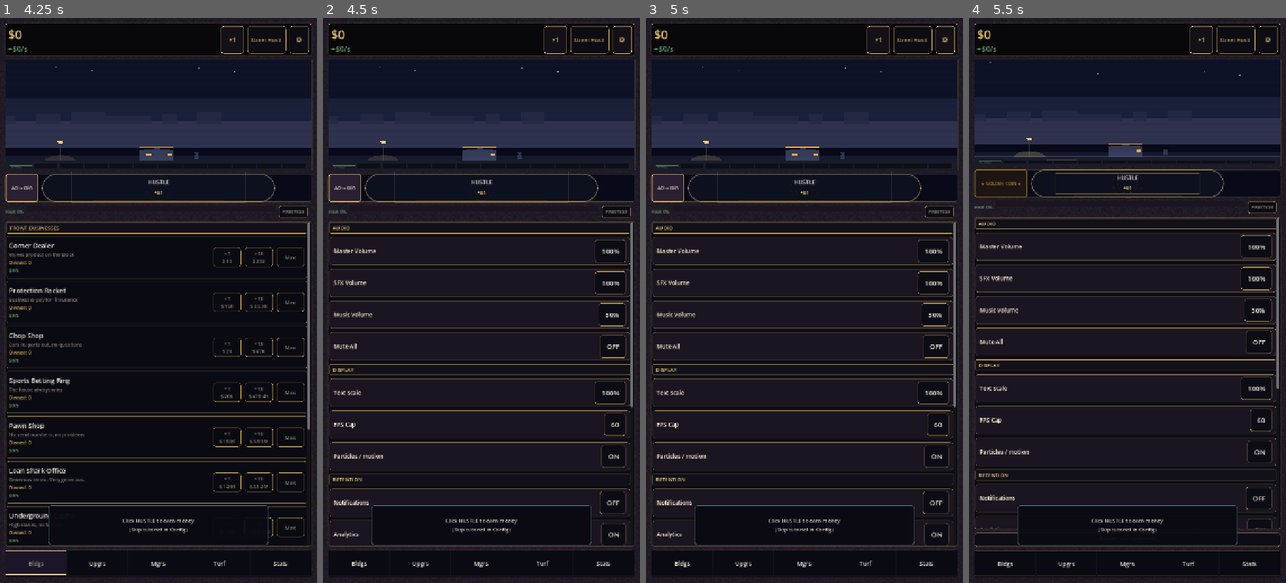
Above: before the commit, frames 1-4 (left to right).
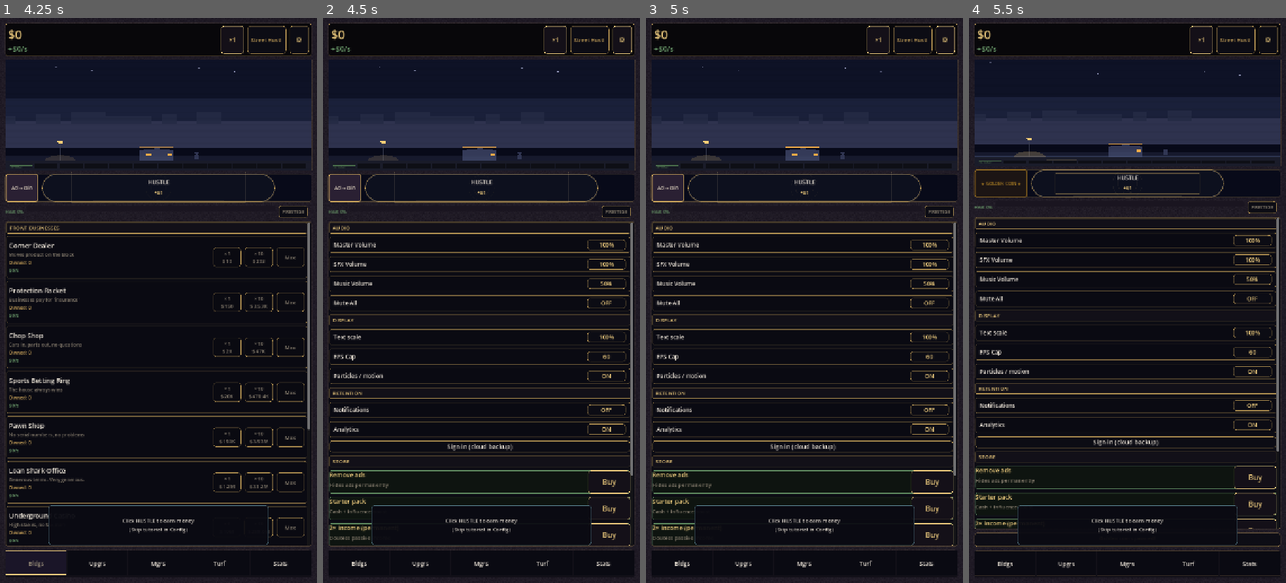
Above: after the commit, the same moments.

Repository: ironassassin3/Idle-empire
Game: Godot game, scene res://scenes/main_menu.tscn
The game is run twice, just before and just after one commit, with the same random seed, the same clock (stepped at 60 frames per second) and the same inputs.
Inputs:
- Up to frame 1 (4.25 s): click "Import pygame save.json" at 0.5 s; click "New Game" at 1.25 s; click "×1" at 2 s; click "×10" at 2.75 s; click "Max" at 3.5 s
- Up to frame 2 (4.5 s): click "⚙" at 4.25 s
- Up to frame 3 (5 s): no input
- Up to frame 4 (5.5 s): click "Ad → coin" at 5 s

Frame 1 is identical in both runs. In frame 2, 8.7% of the frame differs, in the area x 1-98%, y 38-94%; in frame 3, 8.7%; in frame 4, 7.3%.

Commit message:
feat(ui): ink tab body consistency
Replace warm BG_CARD config/stat surfaces with ink flat cards and header-matching chip buttons when UI_CITY_V2 is active.

Co-authored-by: Cursor <cursoragent@cursor.com>

Diff:
--- a/godot/scripts/ui/game_screen.gd
+++ b/godot/scripts/ui/game_screen.gd
@@ -260,6 +260,8 @@
 			_sub_territory, _sub_rivals, _sub_crew, _sub_ops]:
 		GameTheme.apply_tab_button(tab_btn, false)
 	_refresh_tab_strip()
+	if GameTheme.is_city_v2_active():
+		_apply_tab_body_ink()
 
 
 func _apply_ui_surfaces() -> void:
@@ -280,7 +282,21 @@
 	_apply_ink_subtab_headers()
 	_wrap_notif_toast()
 	_wrap_tutorial_banner()
+	_apply_tab_body_ink()
 	_bottom_bar.add_theme_constant_override("separation", 2)
+
+
+func _apply_tab_body_ink() -> void:
+	if not GameTheme.is_city_v2_active():
+		return
+	GameTheme.apply_ink_chip_button(_stats_ach_btn, false, GameTheme.FONT_CHIP, GameTheme.GOLD_BRIGHT)
+	_stats_ach_btn.custom_minimum_size.y = maxf(float(_stats_ach_btn.custom_minimum_size.y), 40.0)
+	GameTheme.apply_ink_chip_button(_stats_ach_close, false)
+	var ach_header: Label = _stats_ach_panel.get_node("AchHeader") as Label
+	if ach_header != null:
+		GameTheme.apply_list_section_title(ach_header)
+	_stats_ach_list.add_theme_color_override("font_color", GameTheme.TEXT)
+	_stats_ach_list.add_theme_font_size_override("font_size", GameTheme.scaled_font(11))
 
 
 func _wrap_ink_content_panel(scroll: ScrollContainer) -> void:
@@ -1739,6 +1755,7 @@
 	else:
 		var cloud_btn := Button.new()
 		cloud_btn.text = "Sign in (cloud backup)"
+		_apply_config_action_button(cloud_btn)
 		cloud_btn.pressed.connect(func(): CloudSave.sign_in())
 		_config_body.add_child(cloud_btn)
 	_add_config_header("STORE")
@@ -1747,25 +1764,39 @@
 	_add_iap_row("2× income (permanent)", Monetization.PRODUCT_INCOME_X2, "Doubles passive income")
 	var restore := Button.new()
 	restore.text = "Restore purchases"
+	_apply_config_action_button(restore)
 	restore.pressed.connect(func(): Monetization.restore())
 	_config_body.add_child(restore)
 	_add_config_header("DATA")
 	var menu := Button.new()
 	menu.text = "Save & Main Menu"
+	_apply_config_action_button(menu)
 	menu.pressed.connect(_on_menu)
 	_config_body.add_child(menu)
 	var reset_tut := Button.new()
 	reset_tut.text = "Reset Tutorial"
+	_apply_config_action_button(reset_tut)
 	reset_tut.pressed.connect(func(): GameState.reset_tutorial(); _build_config_tab())
 	_config_body.add_child(reset_tut)
 	var del := Button.new()
 	del.text = "Delete Save"
+	_apply_config_action_button(del)
 	del.pressed.connect(func(): SaveManager.delete_save(); get_tree().change_scene_to_file("res://scenes/main_menu.tscn"))
 	_config_body.add_child(del)
 	var note := Label.new()
 	note.text = "Auto-save every %ds" % int(GameConfig.AUTOSAVE_INTERVAL)
 	note.add_theme_color_override("font_color", GameTheme.TEXT_MUTED)
 	_config_body.add_child(note)
+
+
+func _apply_config_action_button(btn: Button) -> void:
+	if btn == null:
+		return
+	btn.size_flags_horizontal = Control.SIZE_EXPAND_FILL
+	if GameTheme.is_city_v2_active():
+		GameTheme.apply_ink_chip_button(btn, false, 14, GameTheme.TEXT)
+	else:
+		GameTheme.apply_menu_button(btn, false)
 
 
 func _add_list_section_header(parent: Control, title: String) -> void:
@@ -1802,11 +1833,17 @@
 	lbl.text = label
 	lbl.size_flags_horizontal = Control.SIZE_EXPAND_FILL
 	lbl.add_theme_font_size_override("font_size", GameTheme.scaled_font(13))
+	if GameTheme.is_city_v2_active():
+		lbl.add_theme_color_override("font_color", GameTheme.TEXT)
 	row.add_child(lbl)
 	var btn := Button.new()
 	var holder: Dictionary = {"i": clampi(index, 0, options.size() - 1)}
 	btn.text = str(options[holder.i])
-	GameTheme.apply_menu_button(btn, false)
+	btn.custom_minimum_size.x = 88.0
+	if GameTheme.is_city_v2_active():
+		GameTheme.apply_ink_chip_button(btn, false)
+	else:
+		GameTheme.apply_menu_button(btn, false)
 	btn.pressed.connect(func():
 		holder.i = (int(holder.i) + 1) % options.size()
 		btn.text = str(options[holder.i])
--- a/godot/scripts/ui/game_theme.gd
+++ b/godot/scripts/ui/game_theme.gd
@@ -334,7 +334,36 @@
 	return list_section_header_style()
 
 
+static func ink_config_row_style() -> StyleBoxFlat:
+	var sb := make_ink_row_card_flat(RowAffordance.LOCKED)
+	sb.content_margin_left = 10.0
+	sb.content_margin_right = 10.0
+	sb.content_margin_top = 6.0
+	sb.content_margin_bottom = 6.0
+	return sb
+
+
+static func ink_stat_card_style() -> StyleBoxFlat:
+	var sb := make_ink_row_card_flat(RowAffordance.LOCKED)
+	sb.content_margin_left = 8.0
+	sb.content_margin_right = 8.0
+	sb.content_margin_top = 6.0
+	sb.content_margin_bottom = 6.0
+	return sb
+
+
+static func ink_progress_track_style() -> StyleBoxFlat:
+	var sb := StyleBoxFlat.new()
+	sb.bg_color = Color("0a0a12")
+	sb.border_color = Color(GOLD, 0.2)
+	sb.set_border_width_all(1)
+	sb.set_corner_radius_all(4)
+	return sb
+
+
 static func config_row_style() -> StyleBox:
+	if is_city_v2_active():
+		return ink_config_row_style()
 	if _rustic_active:
 		var sb := _rustic_slice_style(RusticTextureBaker.KEY_CARD, 10, 8.0)
 		if sb != null:
@@ -354,6 +383,8 @@
 
 
 static func stat_card_style() -> StyleBox:
+	if is_city_v2_active():
+		return ink_stat_card_style()
 	if _rustic_active:
 		var sb := _rustic_slice_style(RusticTextureBaker.KEY_CARD, _CARD_SLICE, 10.0)
 		if sb != null:
@@ -508,16 +539,31 @@
 static func apply_ink_icon_button(btn: Button) -> void:
 	if btn == null:
 		return
-	var normal := make_ink_chip_flat(false)
+	apply_ink_chip_button(btn, false, scaled_font(16), GOLD_BRIGHT)
+
+
+static func apply_ink_chip_button(
+	btn: Button,
+	active: bool = false,
+	font_size: int = FONT_CHIP,
+	font_color: Color = GOLD_BRIGHT,
+) -> void:
+	if btn == null:
+		return
+	var normal := make_ink_chip_flat(active)
 	var hover := make_ink_chip_flat(true)
 	var pressed := make_ink_chip_flat(true)
 	pressed.bg_color = pressed.bg_color.darkened(0.08)
+	var disabled := make_ink_chip_flat(false)
+	disabled.bg_color = disabled.bg_color.darkened(0.1)
 	btn.add_theme_stylebox_override("normal", normal)
 	btn.add_theme_stylebox_override("hover", hover)
 	btn.add_theme_stylebox_override("pressed", pressed)
-	btn.add_theme_stylebox_override("disabled", make_ink_chip_flat(false))
-	btn.add_theme_color_override("font_color", GOLD_BRIGHT)
-	btn.add_theme_font_size_override("font_size", scaled_font(16))
+	btn.add_theme_stylebox_override("disabled", disabled)
+	btn.add_theme_color_override("font_color", font_color)
+	btn.add_theme_color_override("font_hover_color", GOLD_BRIGHT)
+	btn.add_theme_color_override("font_disabled_color", TEXT_MUTED)
+	btn.add_theme_font_size_override("font_size", scaled_font(font_size))
 
 
 static func tab_label_with_badge(base: String, count: int) -> String:
--- a/godot/scripts/ui/stats_dashboard.gd
+++ b/godot/scripts/ui/stats_dashboard.gd
@@ -63,7 +63,10 @@
 	var lbl := Label.new()
 	lbl.text = text
 	lbl.autowrap_mode = TextServer.AUTOWRAP_WORD_SMART
-	lbl.add_theme_color_override("font_color", GameTheme.GREEN)
+	if GameTheme.is_city_v2_active():
+		lbl.add_theme_color_override("font_color", GameTheme.TEXT_MUTED)
+	else:
+		lbl.add_theme_color_override("font_color", GameTheme.GREEN)
 	lbl.add_theme_font_size_override("font_size", GameTheme.scaled_font(11))
 	parent.add_child(lbl)
 
@@ -98,7 +101,7 @@
 	vbox.add_child(lbl)
 	var val := Label.new()
 	val.text = value
-	val.add_theme_color_override("font_color", GameTheme.GOLD if gold else GameTheme.TEXT)
+	val.add_theme_color_override("font_color", GameTheme.GOLD_BRIGHT if gold else GameTheme.TEXT)
 	val.add_theme_font_size_override("font_size", GameTheme.scaled_font(14))
 	vbox.add_child(val)
 	return panel
@@ -280,9 +283,10 @@
 	fill_style.bg_color = color
 	fill_style.set_corner_radius_all(4)
 	bar.add_theme_stylebox_override("fill", fill_style)
-	var bg_style := StyleBoxFlat.new()
-	bg_style.bg_color = Color(0.1, 0.11, 0.18)
-	bg_style.set_corner_radius_all(4)
+	var bg_style := GameTheme.ink_progress_track_style() if GameTheme.is_city_v2_active() else StyleBoxFlat.new()
+	if not GameTheme.is_city_v2_active():
+		bg_style.bg_color = Color(0.1, 0.11, 0.18)
+		bg_style.set_corner_radius_all(4)
 	bar.add_theme_stylebox_override("background", bg_style)
 	parent.add_child(bar)
 
Not shown, changed: P15_REPORT.md
